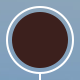
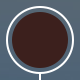
Layers edited between the first and the second w=80, h=80 image:
added layer "Layer 2" above "Layer 1" over <box>0,0,80,80</box>
